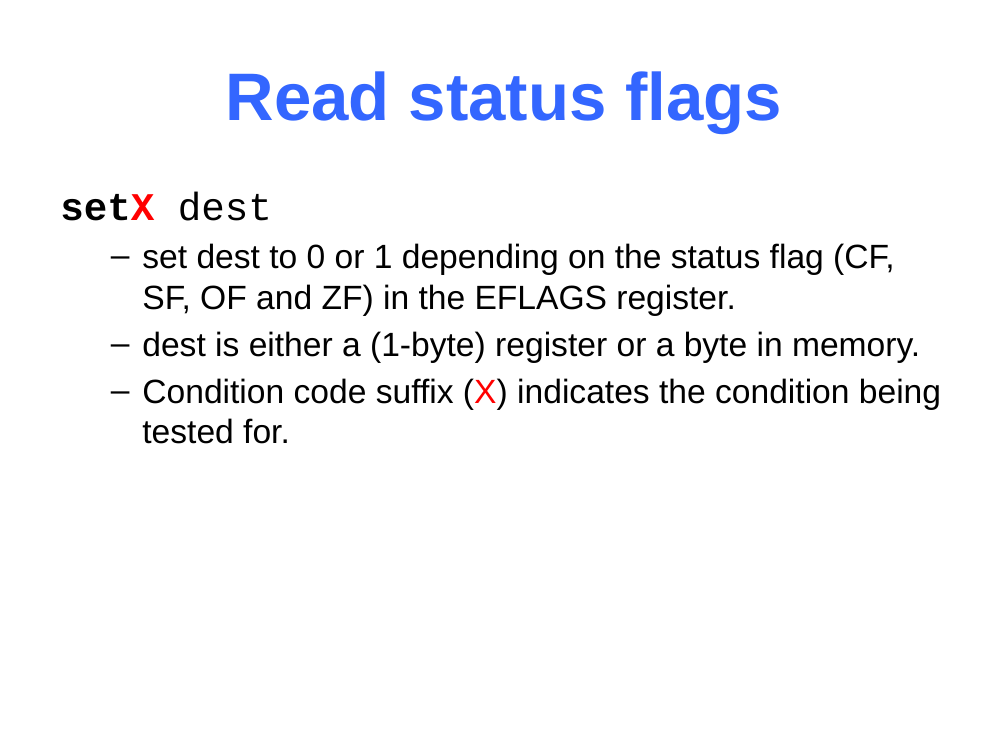
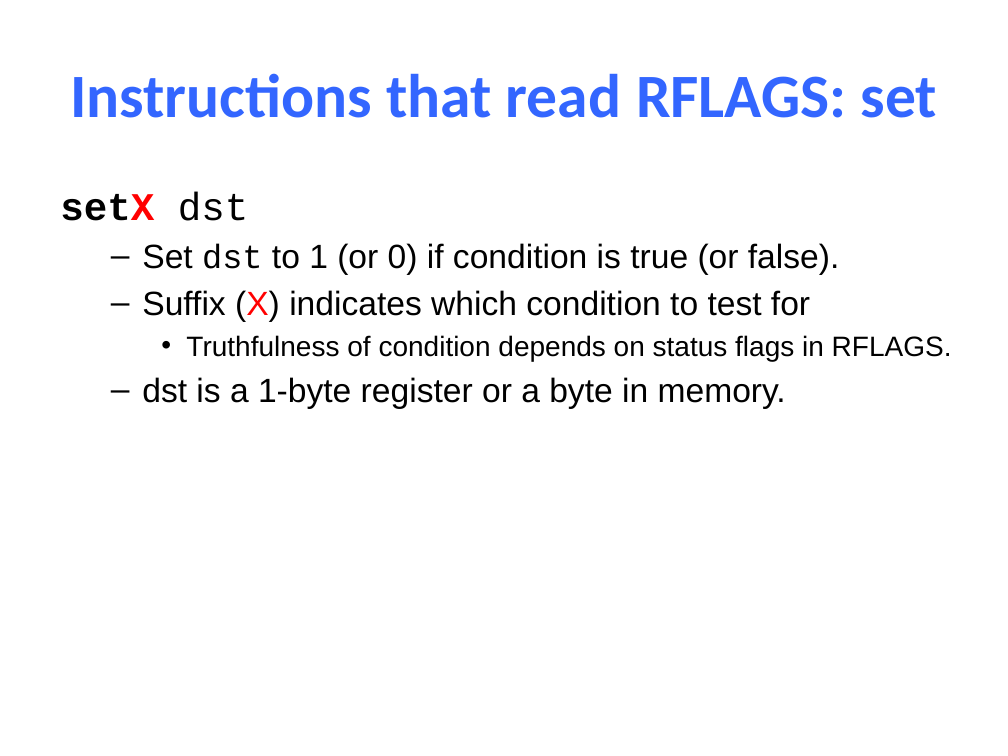
Before and after one commit to NYU-CSO/nyu-cso.github.io, a slide deck: slide 11 of notes/08-Machine_Control.pptx (slide 43 before the commit). Drawn at 1008x756 pixels with LibreOffice and Linux fonts; fonts in the diff are those of the drawing. Boxes give left, top, right and bottom in pixels: in the first picture for what was removed or moved away, otherwise in the second. Text is boxed around its words. In the diff, an @@ line names an element or a change of style, - is before the commit and + after.

```diff
--- a/notes/08-Machine_Control.pptx
+++ b/notes/08-Machine_Control.pptx
@@ title at (70, 73, 937, 118): text changed; size 48 to 44 pt; font Arial to Calibri @@
-Read status flags
+Instructions that read RFLAGS: set
@@ text at (60, 192, 952, 409): text changed @@
-setX dest
-  – set dest to 0 or 1 depending on the status flag (CF, SF, OF and ZF) in the EFLAGS register.
-  – dest is either a (1-byte) register or a byte in memory.
-  – Condition code suffix (X) indicates the condition being tested for.
+setX dst
+  – Set dst to 1 (or 0) if condition is true (or false).
+  – Suffix (X) indicates which condition to test for
+    • Truthfulness of condition depends on status flags in RFLAGS.
+  – dst is a 1-byte register or a byte in memory.
```
Also in this commit, not shown: 70 other slides changed, 3 slides added, 34 slides removed, 3 other files.
